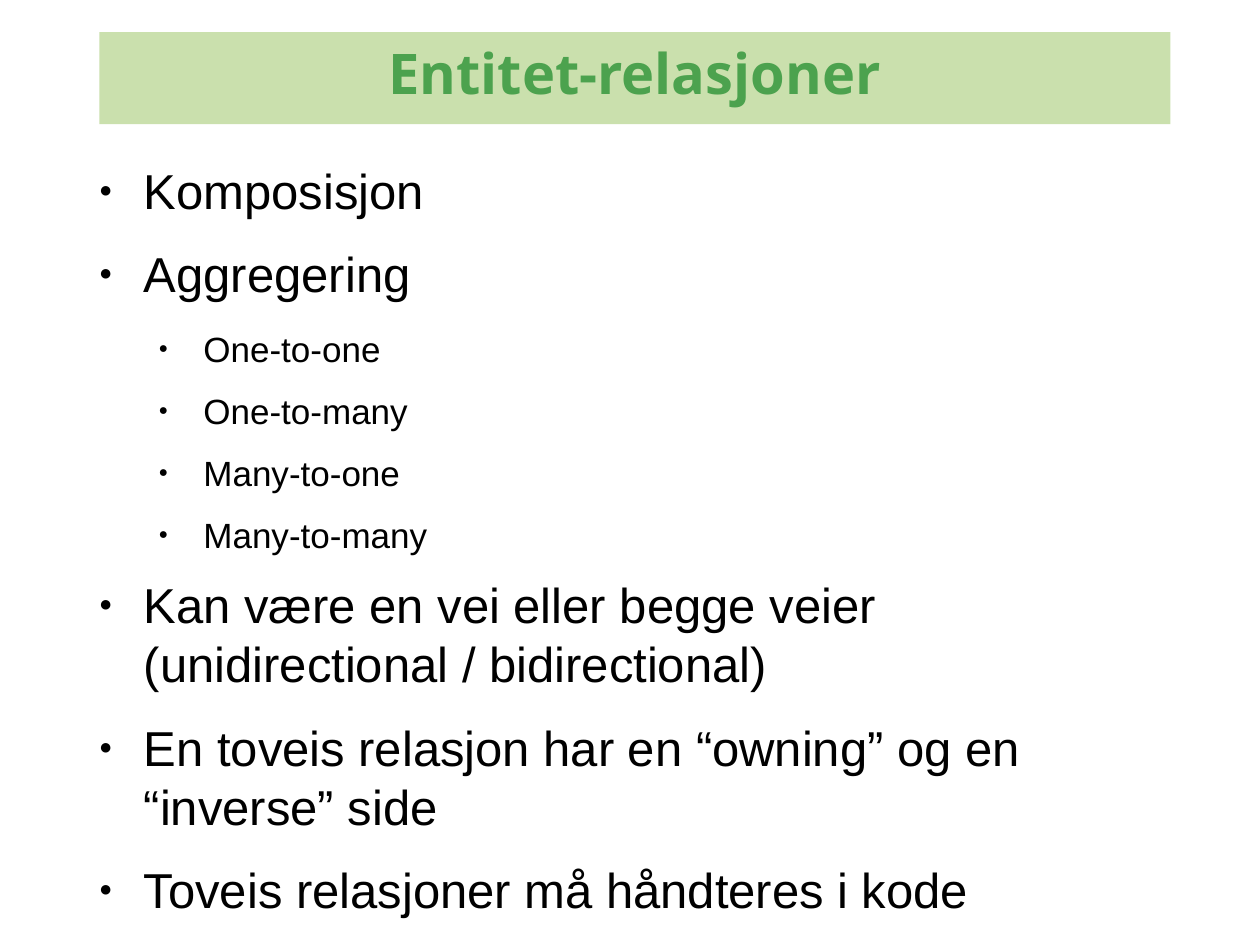
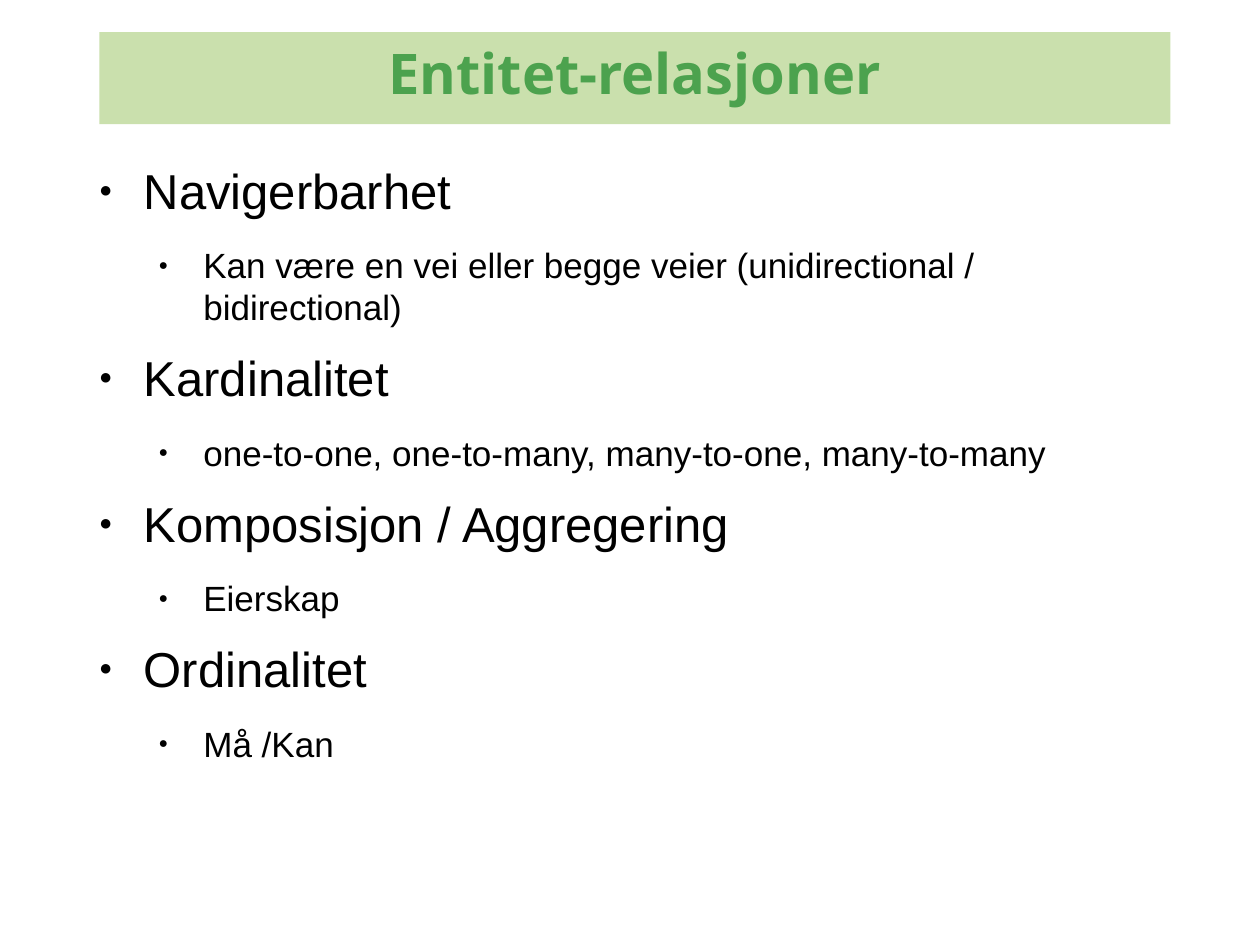
Before and after one commit to kenglxn/seam-maven-refimpl, a slide deck: slide 18 of sandbox/loo/jpa-continued/jpa-continued.odp (slide 41 before the commit). Drawn at 1260x945 pixels with LibreOffice and Linux fonts; fonts in the diff are those of the drawing; background and template pictures are left out. Boxes give left, top, right and bottom in pixels: in the first picture for what was removed or moved away, otherwise in the second. Text is boxed around its words. In the diff, an @@ line names an element or a change of style, - is before the commit and + after.

Commit message:
jpa slides

```diff
--- a/sandbox/loo/jpa-continued/jpa-continued.odp
+++ b/sandbox/loo/jpa-continued/jpa-continued.odp
@@ text "Navigerbarhet" at [144, 173, 1046, 758]: size 28 to 20 pt in "Kan være en vei eller begge veier ..."; list level 1 to 2 in "Kan være en vei eller ..." @@
@@ text at [144, 173, 451, 219]: text changed; size 20 to 28 pt @@
-● Komposisjon
-● Aggregering
-  ● One-to-one
-  ● One-to-many
-  ● Many-to-one
-  ● Many-to-many
+● Navigerbarhet
@@ text at [144, 360, 1046, 758]: text changed; size 28 to 20 pt @@
-● En toveis relasjon har en “owning” og en “inverse” side
-● Toveis relasjoner må håndteres i kode
+● Kardinalitet
+  ● one-to-one, one-to-many, many-to-one, many-to-many
+● Komposisjon / Aggregering
+  ● Eierskap
+● Ordinalitet
+  ● Må /Kan
```
Also in this commit, not shown: 16 other slides changed, 2 slides added, 24 slides removed, 1 other file.
